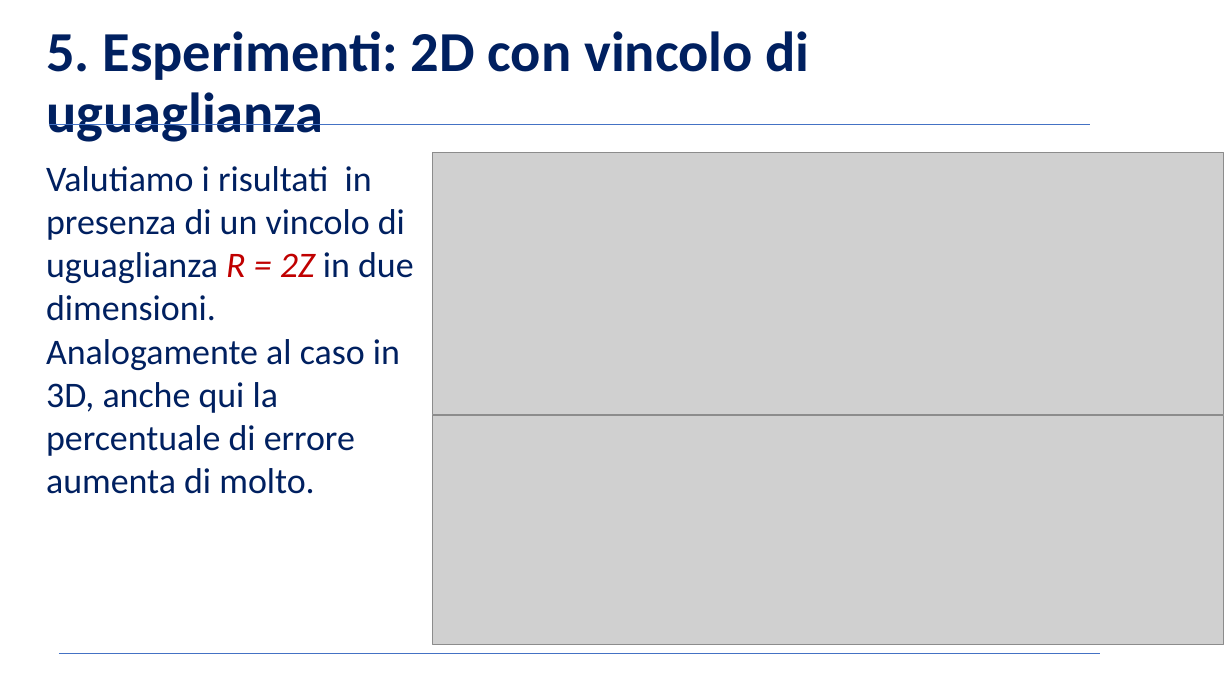
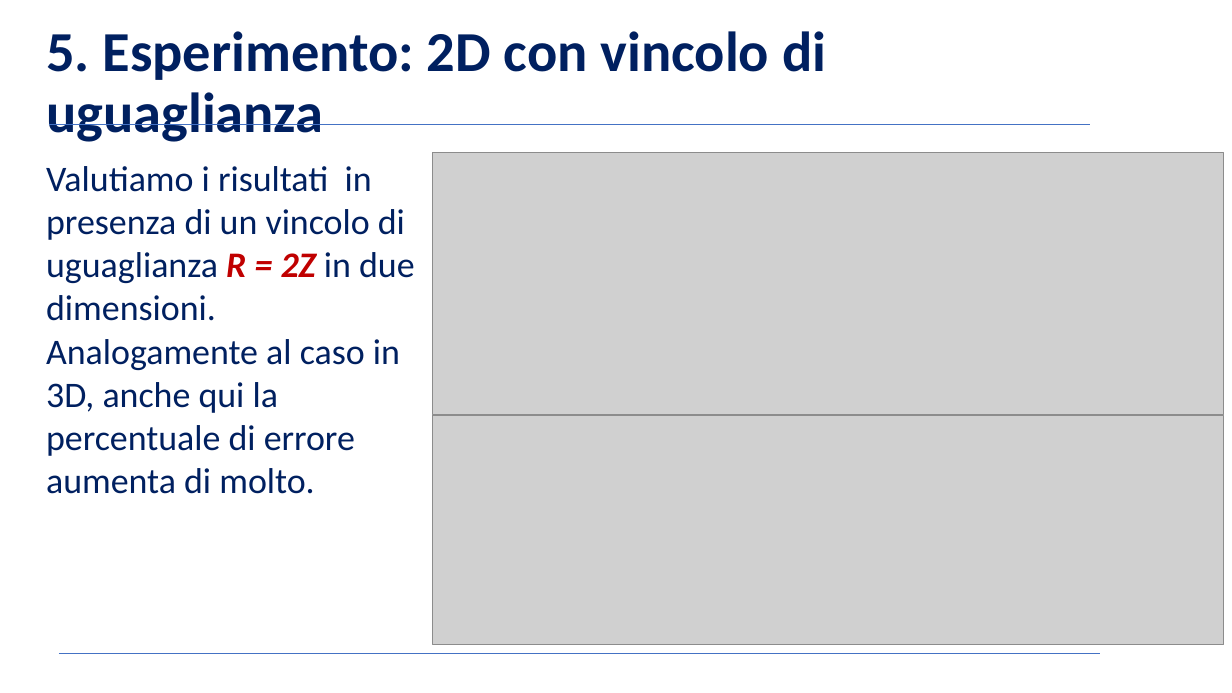
Before and after one commit to BernardoGiordano/NelderMeadMethod, a slide deck: slide 12 of writeup/Slides.pptx. Drawn at 1232x693 pixels with LibreOffice and Linux fonts; fonts in the diff are those of the drawing; grey boxes stand for pictures; background and template pictures are left out. Boxes give left, top, right and bottom in pixels: in the first picture for what was removed or moved away, otherwise in the second. Text is boxed around its words. In the diff, an @@ line names an element or a change of style, - is before the commit and + after.

```diff
--- a/writeup/Slides.pptx
+++ b/writeup/Slides.pptx
@@ title at (46, 31, 826, 142): text changed @@
-5. Esperimenti: 2D con vincolo di uguaglianza
+5. Esperimento: 2D con vincolo di uguaglianza
@@ text "Valutiamo i risultati in presenza ..." at (46, 166, 415, 494): bold on in "R = 2Z" @@
```
Also in this commit, not shown: 3 other slides changed.
